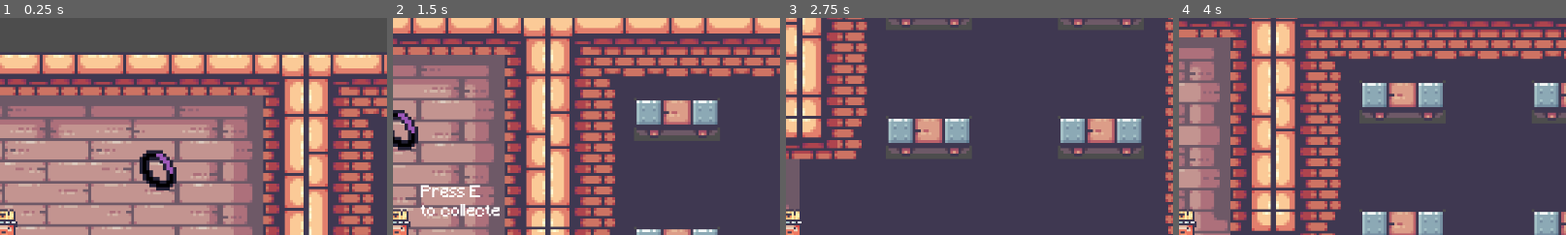
Above: before the commit, frames 1-4 (left to right).
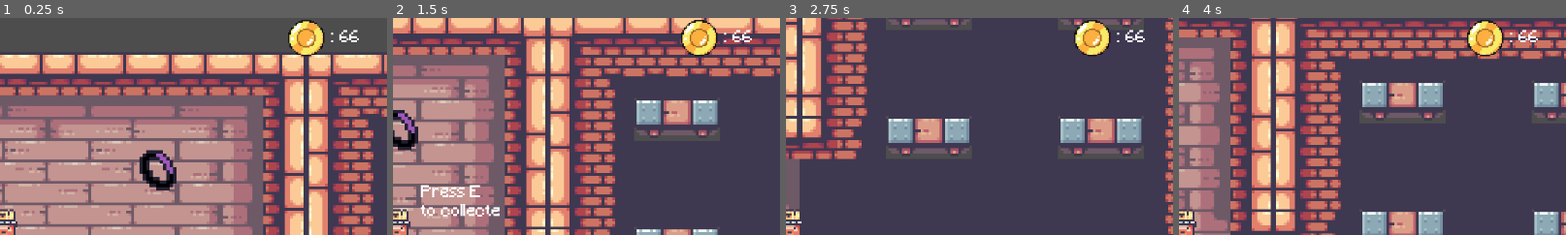
Above: after the commit, the same moments.

Repository: gogolum/GameJam2023
Game: Godot game, scene res://Scene/Main/main_level.tscn
The game is run twice, just before and just after one commit, with the same random seed, the same clock (stepped at 60 frames per second) and the same inputs.
Inputs:
- Up to frame 1 (0.25 s): no input
- Up to frame 2 (1.5 s): tap Enter at 0.5 s; hold D (right) 0.53-1.28 s; tap E (interact) at 0.6, 1.35 s; hold S (down) from 1.28 s (still down)
- Up to frame 3 (2.75 s): release S (down) at 2.03 s; hold D (right) from 2.03 s (still down); tap E (interact) at 2.1 s
- Up to frame 4 (4 s): release D (right) at 2.78 s; hold W (up) 2.78-3.53 s; tap E (interact) at 2.85, 3.6 s; hold A (left) from 3.53 s (still down)
The pictures show only the part of the screen within x 50-100%, y 0-50%; the shares and areas given below are measured in that part.

The runs differ from the first frame. In frame 1, 1.4% of the frame differs, in the area x 74-93%, y 0-18%; in frame 2, 1.5%; in frame 3, 1.4%; in frame 4, 1.4%.

Commit message:
UI

Diff:
--- a/Scene/Main/main_level.tscn
+++ b/Scene/Main/main_level.tscn
@@ -1,9 +1,10 @@
-[gd_scene load_steps=8 format=3 uid="uid://db7tnw8hyendc"]
+[gd_scene load_steps=9 format=3 uid="uid://db7tnw8hyendc"]
 
 [ext_resource type="Texture2D" uid="uid://dgbbji4hl20mr" path="res://Art/Sprites/14-TileSets/Terrain (32x32).png" id="1_jsdwy"]
 [ext_resource type="PackedScene" uid="uid://tbiirjlkmisb" path="res://Scene/Player/player.tscn" id="2_oyxva"]
 [ext_resource type="Texture2D" uid="uid://jtcttfod6hjc" path="res://Art/Sprites/14-TileSets/Decorations (32x32).png" id="2_tt3ku"]
 [ext_resource type="PackedScene" uid="uid://bskbb0eymhkb6" path="res://Scene/PickUp/pick_up.tscn" id="4_u1rgs"]
+[ext_resource type="PackedScene" uid="uid://dx3h6h2l8ib8g" path="res://Scene/UI/ui.tscn" id="5_m0tf3"]
 
 [sub_resource type="TileSetAtlasSource" id="TileSetAtlasSource_23ygp"]
 texture = ExtResource("1_jsdwy")
@@ -1410,3 +1411,5 @@
 
 [node name="PickUp4" parent="." instance=ExtResource("4_u1rgs")]
 position = Vector2(157, 181)
+
+[node name="UI" parent="." instance=ExtResource("5_m0tf3")]
--- a/Scene/Player/player.gd
+++ b/Scene/Player/player.gd
@@ -11,11 +11,13 @@
 func _process(delta):
 	print(canCarry)
 	if $PickUpLabel.visible == true and Input.is_action_just_pressed("interact"):
-		canCarry = !canCarry
+		canCarry = true
 
 	if canCarry == true:
+		$PickUpLabel.visible = false
 		$PickUpDetectArea.get_overlapping_areas()[0].position = global_position
-
+	if $PickUpLabel.visible == false and Input.is_action_just_pressed("interact"):
+		canCarry = false
 func _physics_process(delta):
 	#directions, flip sprite
 	if Input.get_action_strength("left"):
--- a/Scene/UI/ui.tscn
+++ b/Scene/UI/ui.tscn
@@ -1,4 +1,10 @@
-[gd_scene format=3 uid="uid://dx3h6h2l8ib8g"]
+[gd_scene load_steps=4 format=3 uid="uid://dx3h6h2l8ib8g"]
+
+[ext_resource type="Texture2D" uid="uid://lpeu2n7uonfb" path="res://Art/Sprites/Piece (2).png" id="1_tfqdj"]
+[ext_resource type="FontFile" path="res://Art/Minecraft.ttf" id="2_t3mti"]
+
+[sub_resource type="LabelSettings" id="LabelSettings_ev0ry"]
+font = ExtResource("2_t3mti")
 
 [node name="UI" type="Control"]
 layout_mode = 3
@@ -17,7 +23,19 @@
 offset_left = -40.0
 offset_bottom = 40.0
 grow_horizontal = 0
+scale = Vector2(1.5, 1.5)
 size_flags_horizontal = 0
 
-[node name="Coin" type="Label" parent="CanvasLayer/MarginContainer"]
+[node name="HBoxContainer" type="HBoxContainer" parent="CanvasLayer/MarginContainer"]
+custom_minimum_size = Vector2(150, 0)
 layout_mode = 2
+
+[node name="TextureRect" type="TextureRect" parent="CanvasLayer/MarginContainer/HBoxContainer"]
+layout_mode = 2
+texture = ExtResource("1_tfqdj")
+expand_mode = 3
+
+[node name="Coin" type="Label" parent="CanvasLayer/MarginContainer/HBoxContainer"]
+layout_mode = 2
+text = ": 66"
+label_settings = SubResource("LabelSettings_ev0ry")
